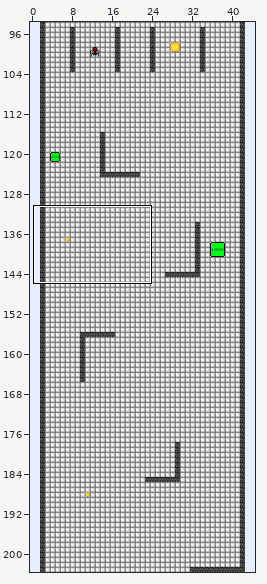
One commit to this Tiled map: assets/untitled1.tmx. The picture above shows the old version from afar; the outline marks the close-up.
Close-up. As it was:
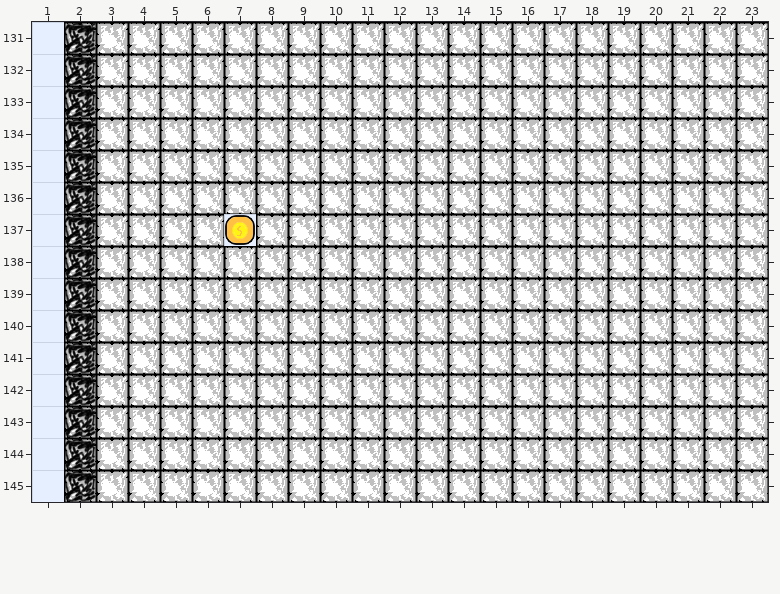
Cells are 32x32 px. Shown: x 1..23, y 131..145. The commit also changed other parts of the map, which this record leaves out.
After the commit:
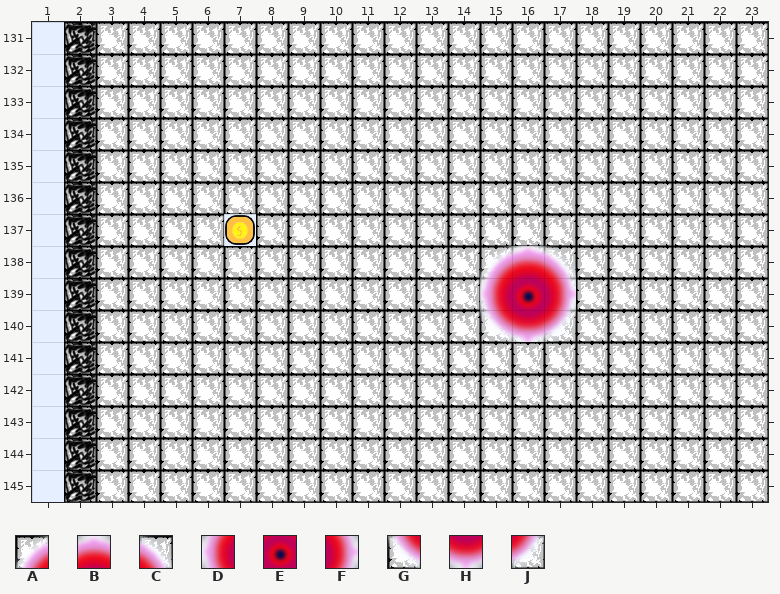
Key: from "map_sprite": A 36, B 37, C 38, D 46, E 47, F 48, G 56, H 57, J 58.
_ is an empty cell.
See-through tiles are keyed as they look on the map.
Edits made:
{"where": "layer \"coins\""}
{"y":138,"x":15,"old":"___","new":"ABC"}
{"y":139,"x":15,"old":"___","new":"DEF"}
{"y":140,"x":15,"old":"___","new":"GHJ"}
